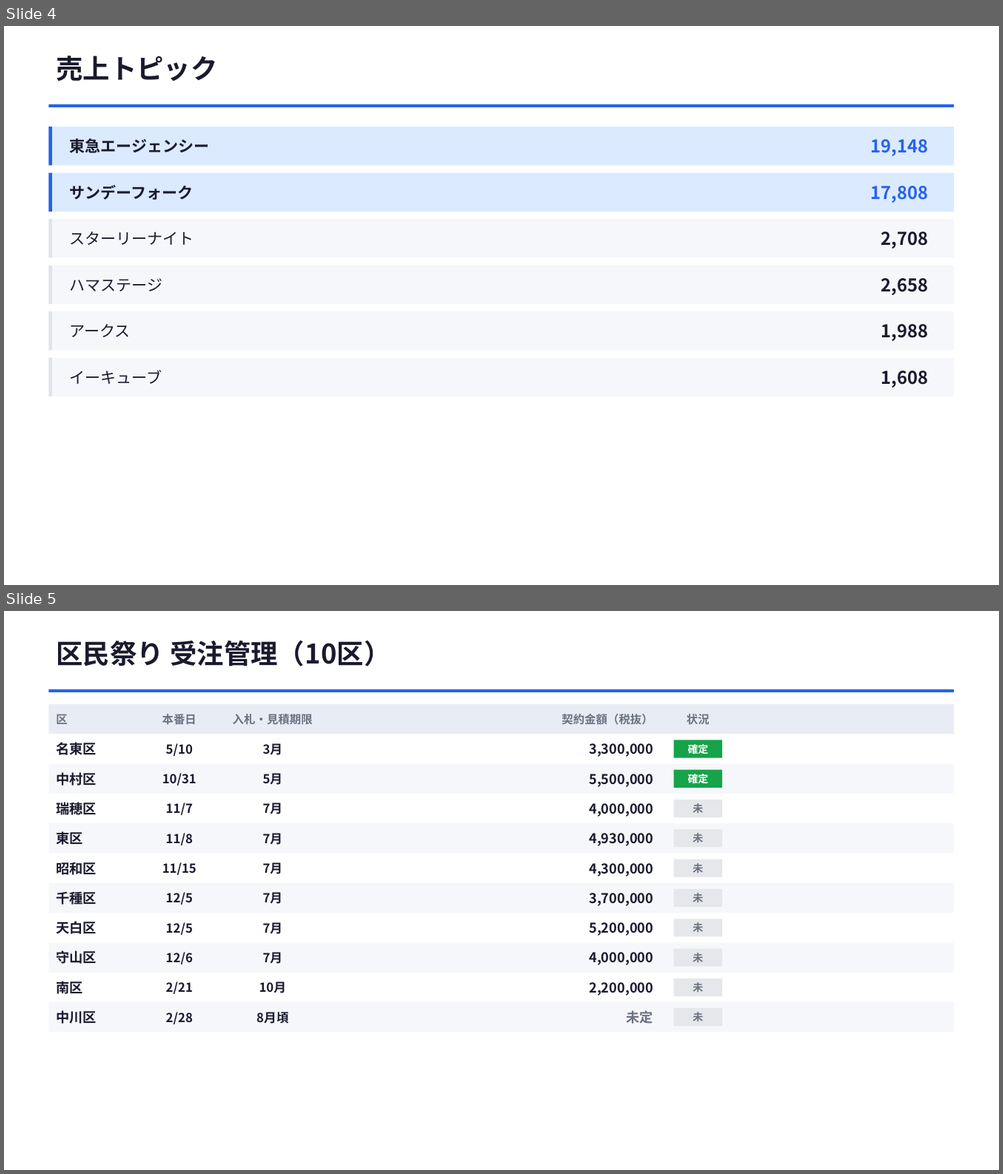
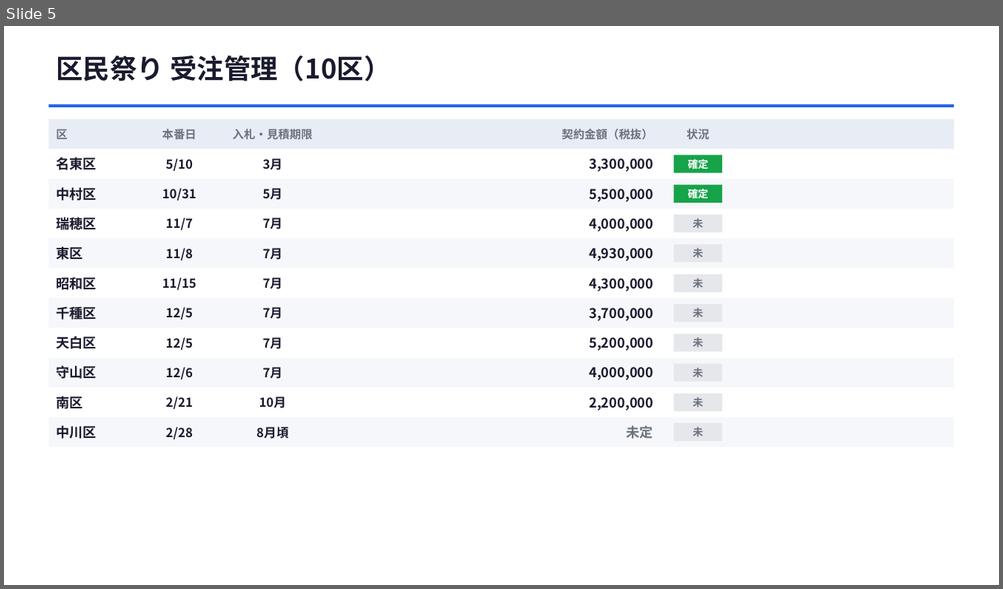
Before and after one commit to horihorihorihorichiz/-, a slide deck: slides/exports/sales-meeting.pptx. Shown one above the other, each under a label of ours: slides 4 and 5 before the commit, slide 5 after it. The pictures are 1003x1174 and 1003x589 pixels, drawn with LibreOffice and Linux fonts; fonts in the diff are those of the drawing. Boxes give left, top, right and bottom in pixels: in the first picture for what was removed or moved away, otherwise in the second. Text is boxed around its words. In the diff, an @@ line names an element or a change of style, - is before the commit and + after.

```diff
--- a/slides/exports/sales-meeting.pptx
+++ b/slides/exports/sales-meeting.pptx
@@ slide 4 removed at (x1=4, y1=26, x2=999, y2=585), background #FFFFFF @@
@@ text removed at (x1=56, y1=56, x2=217, y2=82) @@
-売上トピック
@@ rectangle removed at (x1=48, y1=104, x2=954, y2=107) @@
@@ rectangle removed at (x1=48, y1=127, x2=954, y2=166) @@
@@ rectangle removed at (x1=48, y1=127, x2=52, y2=166) @@
@@ text removed at (x1=69, y1=138, x2=209, y2=153) @@
-東急エージェンシー
@@ text removed at (x1=871, y1=139, x2=928, y2=156) @@
-19,148
@@ rectangle removed at (x1=48, y1=173, x2=954, y2=212) @@
@@ rectangle removed at (x1=48, y1=173, x2=52, y2=212) @@
@@ text removed at (x1=69, y1=185, x2=193, y2=200) @@
-サンデーフォーク
@@ text removed at (x1=871, y1=186, x2=928, y2=203) @@
-17,808
@@ rectangle removed at (x1=48, y1=219, x2=954, y2=258) @@
@@ rectangle removed at (x1=48, y1=219, x2=52, y2=258) @@
@@ text removed at (x1=69, y1=232, x2=193, y2=245) @@
-スターリーナイト
@@ text removed at (x1=881, y1=232, x2=928, y2=249) @@
-2,708
@@ rectangle removed at (x1=48, y1=266, x2=954, y2=304) @@
@@ rectangle removed at (x1=48, y1=266, x2=52, y2=304) @@
@@ text removed at (x1=69, y1=278, x2=162, y2=292) @@
-ハマステージ
@@ text removed at (x1=881, y1=278, x2=928, y2=295) @@
-2,658
@@ rectangle removed at (x1=48, y1=312, x2=954, y2=351) @@
@@ rectangle removed at (x1=48, y1=312, x2=52, y2=351) @@
@@ text removed at (x1=69, y1=324, x2=130, y2=338) @@
-アークス
@@ text removed at (x1=881, y1=324, x2=928, y2=341) @@
-1,988
@@ rectangle removed at (x1=48, y1=358, x2=954, y2=397) @@
@@ rectangle removed at (x1=48, y1=358, x2=52, y2=397) @@
@@ text removed at (x1=69, y1=370, x2=162, y2=384) @@
-イーキューブ
@@ text removed at (x1=881, y1=371, x2=928, y2=388) @@
-1,608
```
Also in this commit, not shown: 3 slides changed, 1 slide added, 2 other files.
